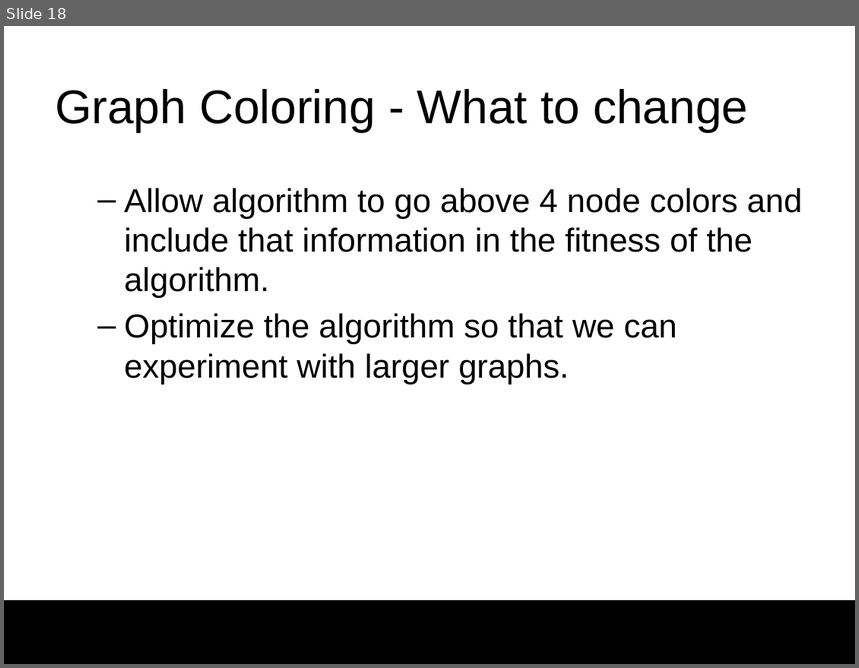
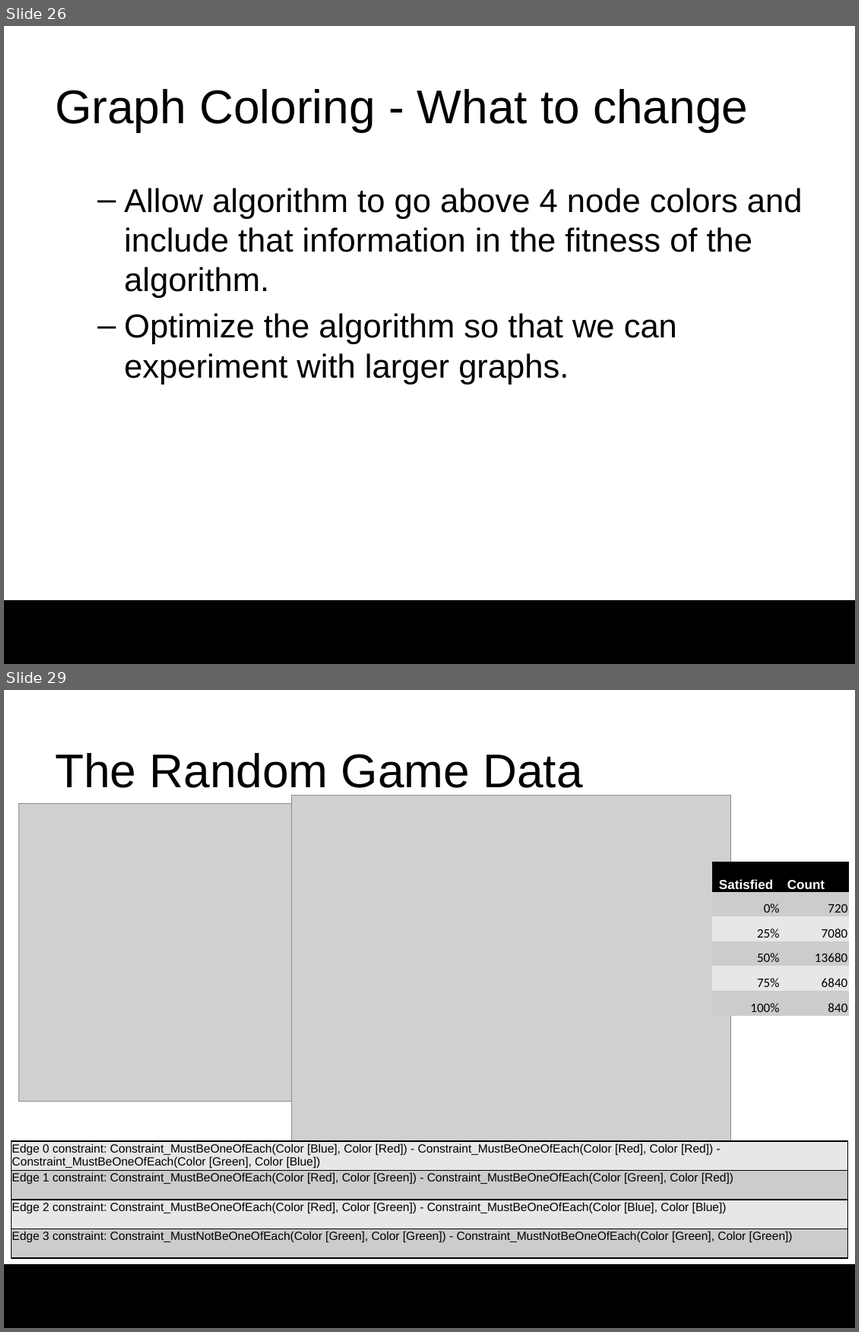
Before and after one commit to darrare/MS-Thesis, a slide deck: Documentation/Presentation.pptx. Shown one above the other, each under a label of ours: slide 18 before the commit, slides 26 and 29 after it; the slides between them are not shown. The pictures are 859x668 and 859x1332 pixels, drawn with LibreOffice and Linux fonts; fonts in the diff are those of the drawing; grey boxes stand for pictures; background and template pictures are left out. Boxes give left, top, right and bottom in pixels: in the first picture for what was removed or moved away, otherwise in the second. Text is boxed around its words. In the diff, an @@ line names an element or a change of style, - is before the commit and + after.

```diff
--- a/Documentation/Presentation.pptx
+++ b/Documentation/Presentation.pptx
@@ slide 29 added at <box>4,690,855,1328</box>, background #FFFFFF; not listed: 1 template element that a slide beside it also shows @@
@@ title added at <box>55,753,582,796</box>, 40 pt, text #000000 @@
+The Random Game Data
@@ picture added at <box>19,803,309,1101</box> @@
@@ picture added at <box>292,796,731,1146</box> @@
@@ table added at <box>712,862,848,1018</box>, 6 rows, 2 columns @@
+Satisfied | Count
+0% | 720
+25% | 7080
+50% | 13680
+75% | 6840
+100% | 840
@@ table added at <box>11,1141,848,1258</box>, 4 rows, 1 columns @@
+Edge 0 constraint: Constraint_MustBeOneOfEach(Color [Blue], Color [Red]) - Constraint_MustBeOneOfEach(Color [Red], Color [Red]) - Constraint_MustBeOneOfEach(Color [Green], Color [Blue])
+Edge 1 constraint: Constraint_MustBeOneOfEach(Color [Red], Color [Green]) - Constraint_MustBeOneOfEach(Color [Green], Color [Red])
+Edge 2 constraint: Constraint_MustBeOneOfEach(Color [Red], Color [Green]) - Constraint_MustBeOneOfEach(Color [Blue], Color [Blue])
+Edge 3 constraint: Constraint_MustNotBeOneOfEach(Color [Green], Color [Green]) - Constraint_MustNotBeOneOfEach(Color [Green], Color [Green])
@@ what was slide 18 is now slide 26 @@
```
Also in this commit, not shown: 12 slides changed, 15 other slides added, 1 slide removed, 2 other files.
